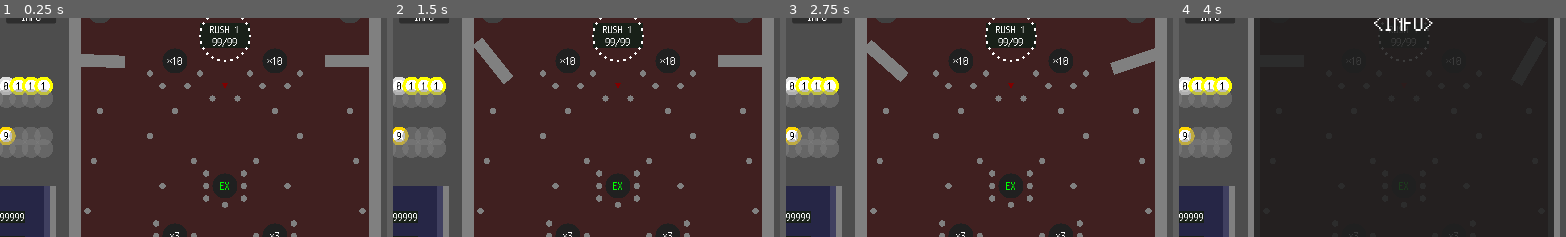
Above: before the commit, frames 1-4 (left to right).
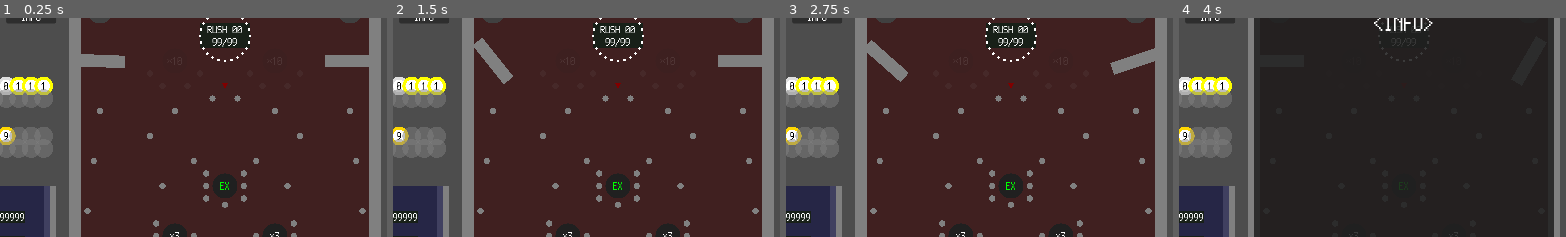
Above: after the commit, the same moments.

Repository: kamikoloss/gamball
Game: Godot game, scene res://scenes/main.tscn
The game is run twice, just before and just after one commit, with the same random seed, the same clock (stepped at 60 frames per second) and the same inputs.
Inputs:
- Up to frame 1 (0.25 s): no input
- Up to frame 2 (1.5 s): click "＄⇒●" at 0.5 s; click "●⇒＄" at 1.25 s
- Up to frame 3 (2.75 s): click "SHOP" at 2 s
- Up to frame 4 (4 s): click "INFO" at 2.75 s; click "＄9999" at 3.5 s
The pictures show only the part of the screen within x 50-100%, y 10-60%; the shares and areas given below are measured in that part.

The runs differ from the first frame. In frame 1, 1.6% of the frame differs, in the area x 37-79%, y 3-33%; in frame 2, 1.6%; in frame 3, 1.6%; in frame 4, less than 0.1%.

Commit message:
Hole と Nail を無効化できるようにした

Diff:
--- a/scenes/hole.tscn
+++ b/scenes/hole.tscn
@@ -8,10 +8,11 @@
 
 [sub_resource type="CircleShape2D" id="CircleShape2D_okw7p"]
 
-[node name="Hole" type="Area2D" node_paths=PackedStringArray("_label") groups=["hole"]]
+[node name="Hole" type="Area2D" node_paths=PackedStringArray("_label", "_gravity_area") groups=["hole"]]
 scale = Vector2(2, 2)
 script = ExtResource("1_226au")
 _label = NodePath("Label")
+_gravity_area = NodePath("Area2D")
 
 [node name="TextureRect" type="TextureRect" parent="."]
 self_modulate = Color(0.12549, 0.12549, 0.12549, 1)
@@ -47,7 +48,7 @@
 
 [node name="Area2D" type="Area2D" parent="."]
 scale = Vector2(1.5, 1.5)
-priority = 11
+priority = 20
 gravity_space_override = 2
 gravity_point = true
 
--- a/scenes/main.tscn
+++ b/scenes/main.tscn
@@ -418,12 +418,13 @@
 position = Vector2(500, 660)
 hole_type = 0
 
-[node name="Pachinko" type="Node2D" parent="." node_paths=PackedStringArray("_spawn_position_a", "_spawn_position_b", "_wall_a", "_wall_b")]
+[node name="Pachinko" type="Node2D" parent="." node_paths=PackedStringArray("_spawn_position_a", "_spawn_position_b", "_wall_a", "_wall_b", "_rush_devices")]
 script = ExtResource("8_sipkv")
 _spawn_position_a = NodePath("Points/SpawnHoleA")
 _spawn_position_b = NodePath("Points/SpawnHoleB")
 _wall_a = NodePath("Walls/WallA")
 _wall_b = NodePath("Walls/WallB")
+_rush_devices = NodePath("Rush/Devices")
 
 [node name="Board" type="Area2D" parent="Pachinko"]
 position = Vector2(280, 360)
@@ -1039,13 +1040,14 @@
 scale = Vector2(0.25, 0.25)
 theme_override_fonts/font = ExtResource("7_yeeqd")
 theme_override_font_sizes/font_size = 64
-text = "RUSH 1"
+text = "RUSH 00"
 horizontal_alignment = 1
 vertical_alignment = 1
 
 [node name="TextureRect2" type="TextureRect" parent="Pachinko/Rush/Display"]
 modulate = Color(0.12549, 0.12549, 0.12549, 1)
 self_modulate = Color(0.752941, 1, 0.752941, 1)
+layout_mode = 0
 offset_left = -40.0
 offset_right = 40.0
 offset_bottom = 20.0
@@ -1053,6 +1055,7 @@
 expand_mode = 1
 
 [node name="Label2" type="Label" parent="Pachinko/Rush/Display"]
+layout_mode = 0
 offset_left = -40.0
 offset_right = 280.0
 offset_bottom = 80.0
@@ -1473,42 +1476,38 @@
 texture = ExtResource("2_svx0d")
 expand_mode = 1
 
-[node name="Device" type="Node2D" parent="Pachinko/Rush"]
-
-[node name="Nails" type="Node2D" parent="Pachinko/Rush/Device"]
-
-[node name="Nail4" parent="Pachinko/Rush/Device/Nails" instance=ExtResource("8_ywild")]
+[node name="Devices" type="Node2D" parent="Pachinko/Rush"]
+
+[node name="Nail4" parent="Pachinko/Rush/Devices" instance=ExtResource("8_ywild")]
 position = Vector2(-120, 60)
 
-[node name="Nail5" parent="Pachinko/Rush/Device/Nails" instance=ExtResource("8_ywild")]
+[node name="Nail5" parent="Pachinko/Rush/Devices" instance=ExtResource("8_ywild")]
 position = Vector2(-100, 80)
 
-[node name="Nail6" parent="Pachinko/Rush/Device/Nails" instance=ExtResource("8_ywild")]
+[node name="Nail6" parent="Pachinko/Rush/Devices" instance=ExtResource("8_ywild")]
 position = Vector2(-60, 80)
 
-[node name="Nail7" parent="Pachinko/Rush/Device/Nails" instance=ExtResource("8_ywild")]
+[node name="Nail7" parent="Pachinko/Rush/Devices" instance=ExtResource("8_ywild")]
 position = Vector2(-40, 60)
 
-[node name="Nail10" parent="Pachinko/Rush/Device/Nails" instance=ExtResource("8_ywild")]
+[node name="Nail10" parent="Pachinko/Rush/Devices" instance=ExtResource("8_ywild")]
 position = Vector2(40, 60)
 
-[node name="Nail11" parent="Pachinko/Rush/Device/Nails" instance=ExtResource("8_ywild")]
+[node name="Nail11" parent="Pachinko/Rush/Devices" instance=ExtResource("8_ywild")]
 position = Vector2(60, 80)
 
-[node name="Nail12" parent="Pachinko/Rush/Device/Nails" instance=ExtResource("8_ywild")]
+[node name="Nail12" parent="Pachinko/Rush/Devices" instance=ExtResource("8_ywild")]
 position = Vector2(100, 80)
 
-[node name="Nail13" parent="Pachinko/Rush/Device/Nails" instance=ExtResource("8_ywild")]
+[node name="Nail13" parent="Pachinko/Rush/Devices" instance=ExtResource("8_ywild")]
 position = Vector2(120, 60)
 
-[node name="Holes" type="Node2D" parent="Pachinko/Rush/Device"]
-
-[node name="Hole" parent="Pachinko/Rush/Device/Holes" instance=ExtResource("6_wvfqf")]
+[node name="Hole" parent="Pachinko/Rush/Devices" instance=ExtResource("6_wvfqf")]
 position = Vector2(-80, 40)
 hole_type = 2
 gain_ratio = 10
 
-[node name="Hole2" parent="Pachinko/Rush/Device/Holes" instance=ExtResource("6_wvfqf")]
+[node name="Hole2" parent="Pachinko/Rush/Devices" instance=ExtResource("6_wvfqf")]
 position = Vector2(80, 40)
 hole_type = 2
 gain_ratio = 10
--- a/scenes/nail.tscn
+++ b/scenes/nail.tscn
@@ -1,11 +1,14 @@
-[gd_scene load_steps=3 format=3 uid="uid://dli5r028n6byb"]
+[gd_scene load_steps=4 format=3 uid="uid://dli5r028n6byb"]
 
 [ext_resource type="Texture2D" uid="uid://68w2c4eh23er" path="res://images/base_circle.png" id="1_4gqon"]
+[ext_resource type="Script" path="res://scripts/nail.gd" id="1_8tkma"]
 
 [sub_resource type="CircleShape2D" id="CircleShape2D_esniw"]
 radius = 2.0
 
-[node name="Nail" type="StaticBody2D"]
+[node name="Nail" type="StaticBody2D" node_paths=PackedStringArray("_texture")]
+script = ExtResource("1_8tkma")
+_texture = NodePath("TextureRect")
 
 [node name="CollisionShape2D" type="CollisionShape2D" parent="."]
 shape = SubResource("CircleShape2D_esniw")
--- a/scripts/hole.gd
+++ b/scripts/hole.gd
@@ -15,22 +15,44 @@
 }
 
 
+# 有効かどうか
+var is_enabled = true
+
+
 @export var hole_type: HoleType = HoleType.Lost
 @export var gain_ratio: int = 0 # 増加する倍率
 
 @export var _label: Label
+@export var _gravity_area: Area2D
 
 
 func _ready() -> void:
 	area_entered.connect(_on_area_entered)
+	enable()
 	refresh_view()
 
 
 func _on_area_entered(area: Area2D) -> void:
+	if not is_enabled:
+		return
+
 	var maybe_ball = area.get_parent()
 	if maybe_ball is Ball:
 		ball_entered.emit(self, maybe_ball)
 		maybe_ball.queue_free()
+
+
+# 有効化する
+func enable() -> void:
+	is_enabled = true
+	modulate = Color(1, 1, 1, 1)
+	_gravity_area.gravity_space_override = Area2D.SPACE_OVERRIDE_COMBINE_REPLACE
+
+# 無効化する
+func disable() -> void:
+	is_enabled = false
+	modulate = Color(1, 1, 1, 0.1)
+	_gravity_area.gravity_space_override = Area2D.SPACE_OVERRIDE_DISABLED
 
 
 # 自身の見た目を更新する
--- /dev/null
+++ b/scripts/nail.gd
@@ -0,0 +1,13 @@
+class_name Nail
+extends StaticBody2D
+
+
+# 有効化する
+func enable() -> void:
+	modulate = Color(1, 1, 1, 1)
+	collision_layer = 1
+
+# 無効化する
+func disable() -> void:
+	modulate = Color(1, 1, 1, 0.1)
+	collision_layer = 0
--- a/scripts/pachinko.gd
+++ b/scripts/pachinko.gd
@@ -6,12 +6,14 @@
 @export var _spawn_position_b: Node2D
 @export var _wall_a: Node2D
 @export var _wall_b: Node2D
+@export var _rush_devices: Node2D
 
 
 var _tween_duration: float = 2.0
 
 
 func _ready() -> void:
+	disable_rush_devices()
 	_start_wall_rotation()
 
 
@@ -27,6 +29,24 @@
 	ball.apply_impulse(spawn_impulse)
 
 
+# ラッシュを装置を有効化する
+func enable_rush_devices() -> void:
+	for device in _rush_devices.get_children():
+		if device is Hole:
+			device.enable()
+		elif device is Nail:
+			device.enable()
+
+# ラッシュ装置を無効化する
+func disable_rush_devices() -> void:
+	for device in _rush_devices.get_children():
+		if device is Hole:
+			device.disable()
+		elif device is Nail:
+			device.disable()
+
+
+# 回転床の動作を開始する
 func _start_wall_rotation() -> void:
 	var wall_settings = [
 		{ "obj": _wall_a, "deg1": 60, "deg2": 0 },
